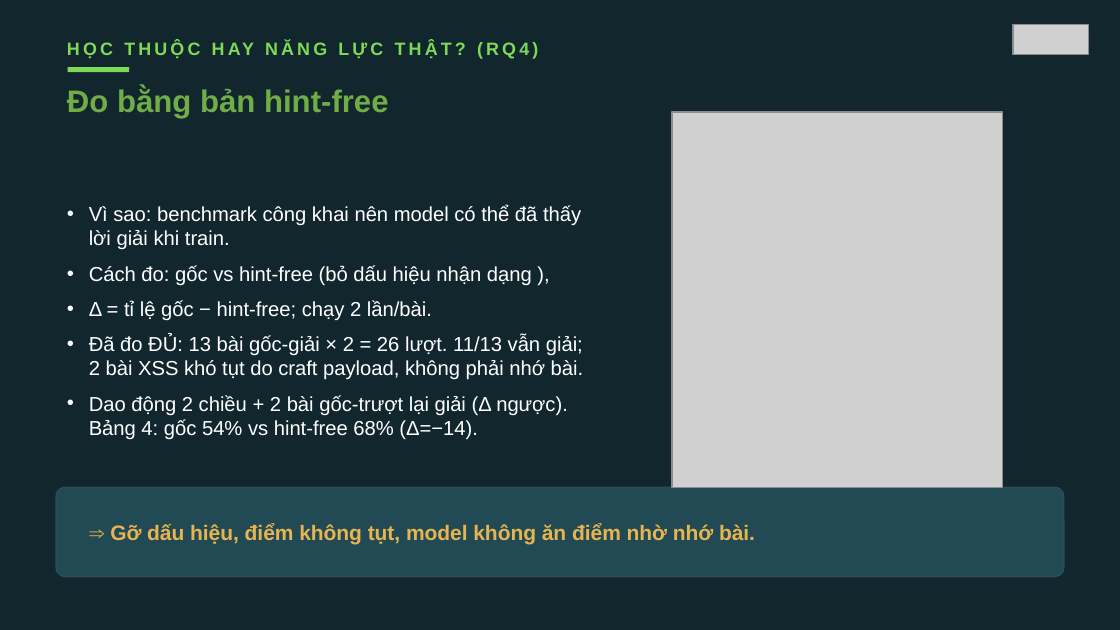
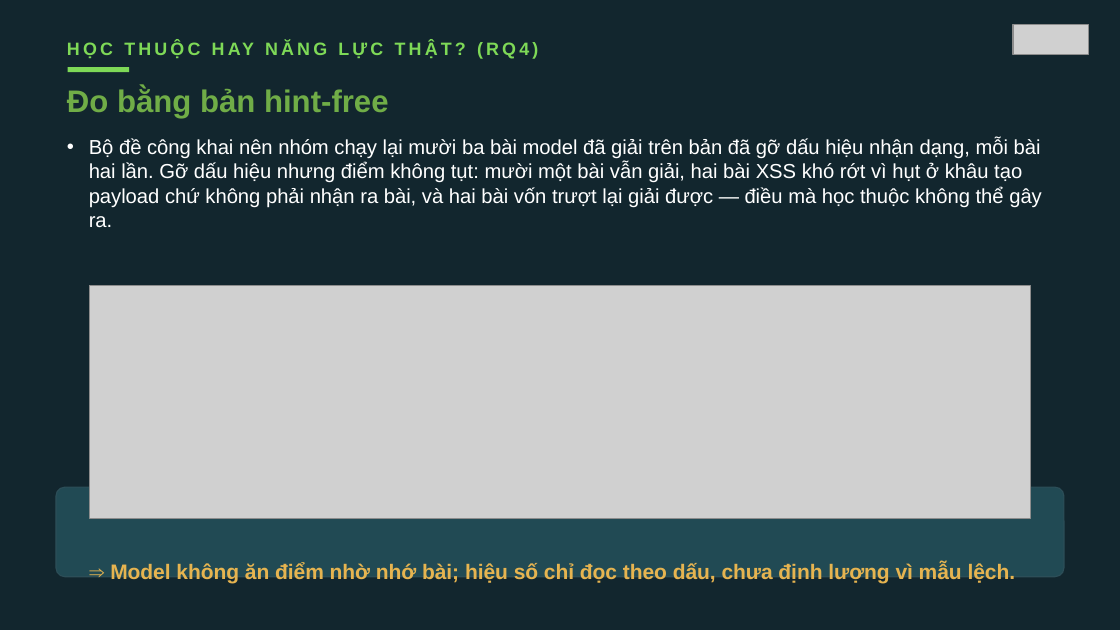
Before and after one commit to VuNguyenBinh/KLTN-FA26, a slide deck: slide 29 of Slide/KTLN_slide.pptx. Drawn at 1120x630 pixels with LibreOffice and Linux fonts; fonts in the diff are those of the drawing; grey boxes stand for pictures. Boxes give left, top, right and bottom in pixels: in the first picture for what was removed or moved away, otherwise in the second. Text is boxed around its words. In the diff, an @@ line names an element or a change of style, - is before the commit and + after.

```diff
--- a/Slide/KTLN_slide.pptx
+++ b/Slide/KTLN_slide.pptx
@@ text at [89, 138, 1042, 227]: text changed @@
-• Vì sao: benchmark công khai nên model có thể đã thấy lời giải khi train.
-• Cách đo: gốc vs hint-free (bỏ dấu hiệu nhận dạng ),
-• Δ = tỉ lệ gốc − hint-free; chạy 2 lần/bài.
-• Đã đo ĐỦ: 13 bài gốc-giải × 2 = 26 lượt. 11/13 vẫn giải; 2 bài XSS khó tụt do craft payload, không phải nhớ bài.
-• Dao động 2 chiều + 2 bài gốc-trượt lại giải (Δ ngược). Bảng 4: gốc 54% vs hint-free 68% (Δ=−14).
+• Bộ đề công khai nên nhóm chạy lại mười ba bài model đã giải trên bản đã gỡ dấu hiệu nhận dạng, mỗi bài hai lần. Gỡ dấu hiệu nhưng điểm không tụt: mười một bài vẫn giải, hai bài XSS khó rớt vì hụt ở khâu tạo payload chứ không phải nhận ra bài, và hai bài vốn trượt lại giải được — điều mà học thuộc không thể gây ra.
@@ picture: place and size @@
-picture at [672, 112, 1002, 487]
+picture at [90, 286, 1030, 519]
@@ text at [110, 563, 1016, 584]: text changed @@
-⇒ Gỡ dấu hiệu, điểm không tụt, model không ăn điểm nhờ nhớ bài.
+⇒ Model không ăn điểm nhờ nhớ bài; hiệu số chỉ đọc theo dấu, chưa định lượng vì mẫu lệch.
```
